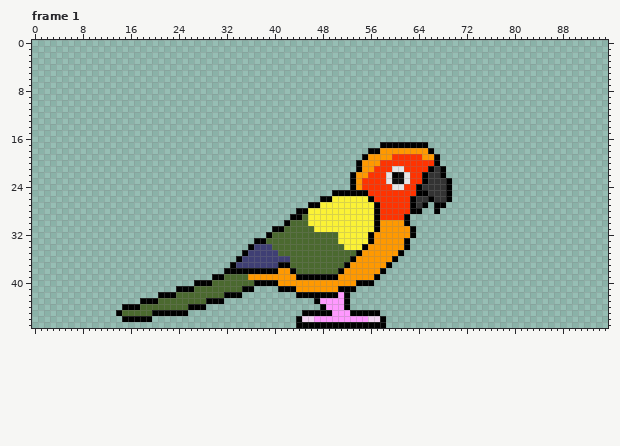
Pixel-art file, stored at Citrus/aseprite/citrus_roa_2.aseprite. Above is the file before it was changed.
96x48 pixels, 93 frames. Shown: frame 1. The commit also changed other frames, which this record leaves out.
The result:
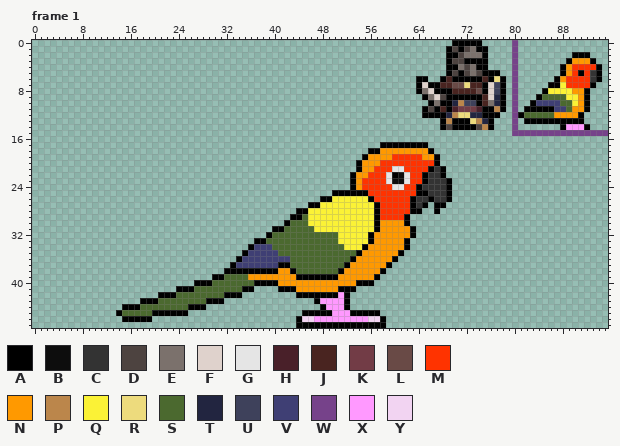
Palette (. is transparent): A #000000  B #0d0d0d  C #333333  D #4d4340  E #7b716c  F #dfd2cc  G #e5e5e5  H #492029  J #492420  K #723c46  L #694a46  M #ff3300  N #ff9900  P #bb864b  Q #fbf236  R #eddb7d  S #4b692f  T #222540  U #3e415b  V #3f3f74  W #76428a  X #ff99ff  Y #f2d4f2
Diff:
layer "hurtbox" now shown
Frame 1, layer "hurtbox":
Colour A is added in row 0 at x 70 to 74; in row 1 at x 69, 71 and 74 to 75; in row 2 at x 69 to 70, 75 and 90 to 92; in row 3 at x 69, 72 to 75, 89 and 93; in row 4 at x 69 to 70, 74 to 75, 88 and 94; in row 5 at x 69, 71, 75 to 77, 88, 91 and 94.
Colour A is added in row 6 at x 64 to 65, 68, 70 to 74, 76, 78, 87 and 94; in row 7 at x 64, 66 to 67, 75, 78, 86 to 87 and 93; in row 8 at x 64, 67 to 69, 75, 78, 85 and 92; in row 9 at x 65, 69 to 74, 78, 84 and 92; in row 10 at x 66, 68 to 69, 74, 78, 83 and 92; in row 11 at x 65, 67, 69, 75 to 76, 78, 82 to 86 and 92.
Colour A is added in row 12 at x 65 to 68, 75 to 77, 81 and 91; in row 13 at x 68, 70 to 72, 76 and 82 to 91; in row 14 at x 68, 70 to 73, 76, 88 and 92.
Colour C is added in rows 5 to 6 at x 93.
Colour D is added in row 1 at x 70 and 72; in row 2 at x 71; in row 3 at x 70 to 71; in row 4 at x 72; in row 5 at x 70, 72 and 74; in row 9 at x 68.
Colour D is added in row 11 at x 66; in row 14 at x 69 and 74.
Colour E is added in row 1 at x 73; in row 2 at x 72 to 74; in row 4 at x 71 and 73; in row 5 at x 73; in row 8 at x 65; in row 9 at x 66.
Colour E is added in row 10 at x 67 and 76.
Colour F is added in row 7 at x 65 and 76; in row 8 at x 66 and 76; in row 9 at x 67 and 76.
Colour H is added in row 11 at x 70 and 74.
Colour J is added in row 6 at x 69 and 75; in row 7 at x 68 to 69 and 73 to 74; in row 8 at x 70 to 73; in rows 9 to 10 at x 75; in row 11 at x 68.
Colour K is added in row 11 at x 71 to 73.
Colour L is added in row 7 at x 70 to 71; in row 8 at x 74.
Colour M is added in row 4 at x 90 to 93; in row 5 at x 90 and 92; in rows 6 to 7 at x 89 to 92.
Colour N is added in row 3 at x 90 to 92; in rows 4 to 5 at x 89; in row 6 at x 88; in row 8 at x 90 to 91; in rows 9 to 10 at x 91; in row 11 at x 90 to 91.
Colour N is added in row 12 at x 87 to 90.
Colour P is added in row 10 at x 71; in row 11 at x 77; in row 12 at x 70; in row 13 at x 69 and 74; in row 14 at x 75.
Colour Q is added in row 7 at x 88; in row 8 at x 86 to 89; in row 9 at x 89 to 90; in row 10 at x 90.
Colour R is added in row 6 at x 77; in row 7 at x 72; in row 12 at x 71 to 72; in row 13 at x 73.
Colour S is added in row 9 at x 85 to 88; in row 10 at x 88 to 89; in row 11 at x 89; in row 12 at x 82 to 86.
Colour T is added in row 9 at x 77; in row 10 at x 70 and 77; in row 12 at x 69 and 73 to 74; in row 13 at x 75.
Colour U is added in rows 7 to 8 at x 77; in row 10 at x 72 to 73.
Colour V is added in row 10 at x 84 to 87; in row 11 at x 87 to 88.
Colour W is added in rows 0 to 14 at x 80; in row 15 at x 80 to 95.
Colour X is added in row 14 at x 89 to 91.
